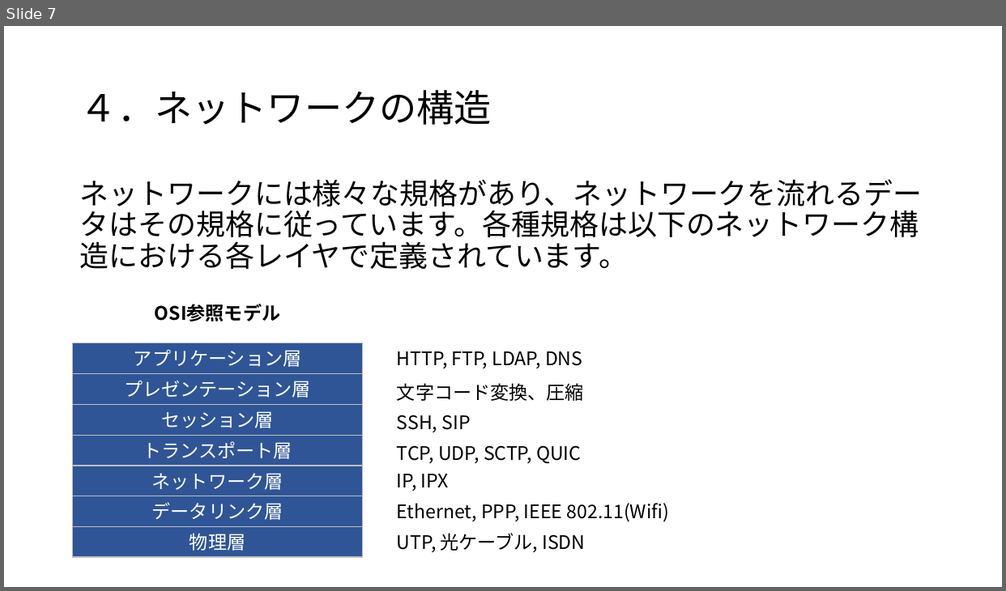
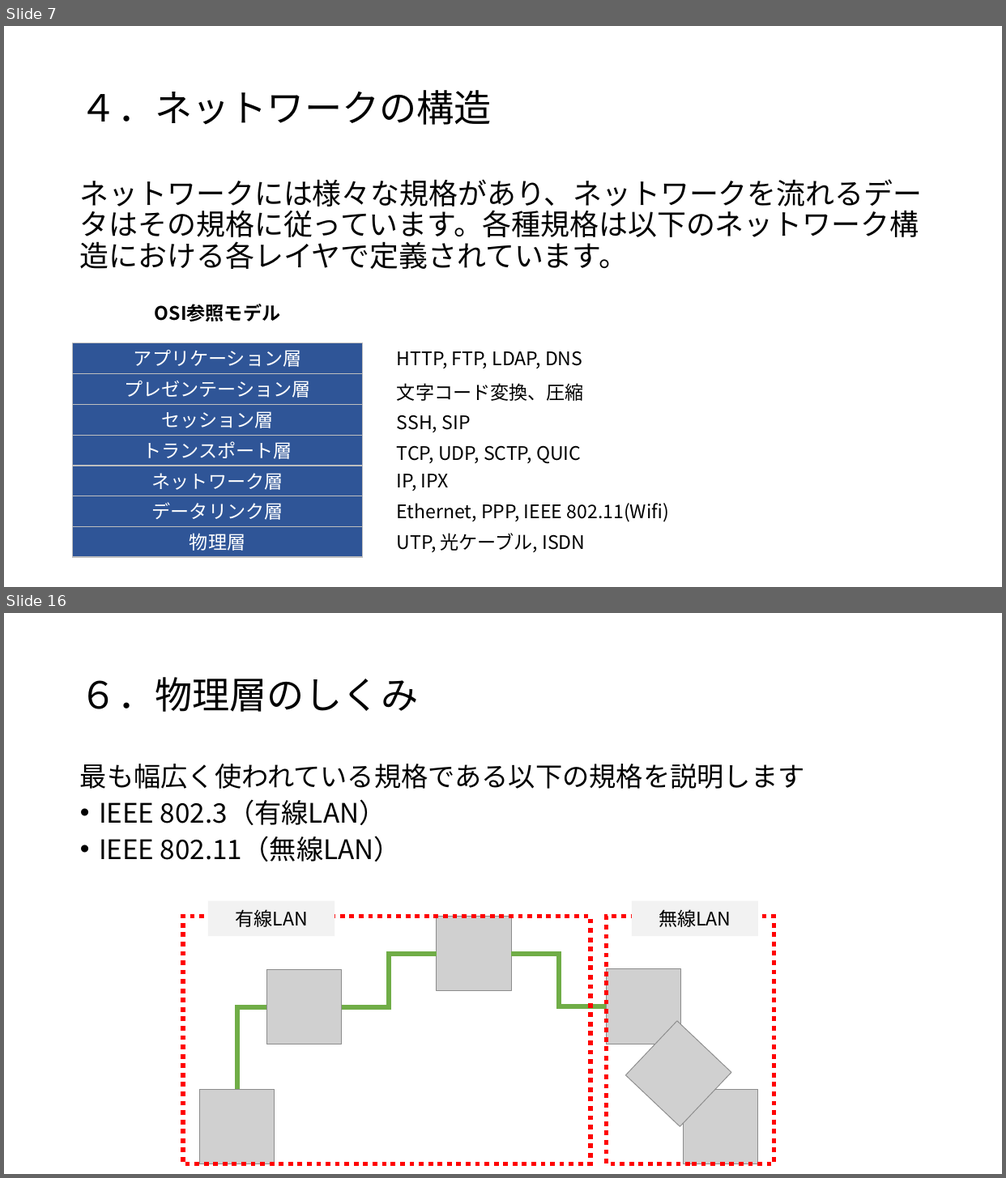
Before and after one commit to satoki-shiro/Sharing, a slide deck: ネットワーク基礎講座（その１）.pptx. Shown one above the other, each under a label of ours: slide 7 before the commit, slides 7 and 16 after it; the slides between them are not shown. The pictures are 1006x591 and 1006x1178 pixels, drawn with LibreOffice and Linux fonts; fonts in the diff are those of the drawing; grey boxes stand for pictures. Boxes give left, top, right and bottom in pixels: in the first picture for what was removed or moved away, otherwise in the second. Text is boxed around its words. In the diff, an @@ line names an element or a change of style, - is before the commit and + after.

```diff
--- a/ネットワーク基礎講座（その１）.pptx
+++ b/ネットワーク基礎講座（その１）.pptx
@@ slide 16 added at (4, 613, 1002, 1174), background #FFFFFF @@
@@ title added at (80, 677, 419, 712), 36 pt, text #000000 @@
+６．物理層のしくみ
@@ text added at (80, 764, 805, 862), 25.9 pt, text #000000 @@
+最も幅広く使われている規格である以下の規格を説明します
+• IEEE 802.3（有線LAN）
+• IEEE 802.11（無線LAN）
@@ rectangle added at (208, 901, 335, 936), fill #F2F2F2, 18 pt, text #000000 @@
+有線LAN
@@ rectangle added at (632, 901, 759, 936), fill #F2F2F2, 18 pt, text #000000 @@
+無線LAN
@@ rectangle added at (183, 916, 591, 1164), outline #FF0000 4.5 pt dashed @@
@@ picture added at (437, 916, 512, 991) @@
@@ rectangle added at (607, 916, 774, 1164), outline #FF0000 4.5 pt dashed @@
@@ picture added at (266, 970, 342, 1045) @@
@@ elbow line added from (342, 1007) to (437, 954), #70AD47 4.5 pt @@
@@ elbow line added from (512, 954) to (607, 1007), #70AD47 4.5 pt @@
@@ picture added at (607, 969, 681, 1044) @@
@@ elbow line added from (236, 1090) to (266, 1007), #70AD47 4.5 pt @@
@@ picture added at (625, 1021, 731, 1127) @@
@@ picture added at (199, 1090, 275, 1165) @@
@@ picture added at (684, 1090, 759, 1165) @@
```
Also in this commit, not shown: 6 slides changed, 20 other slides added, 8 other files.
